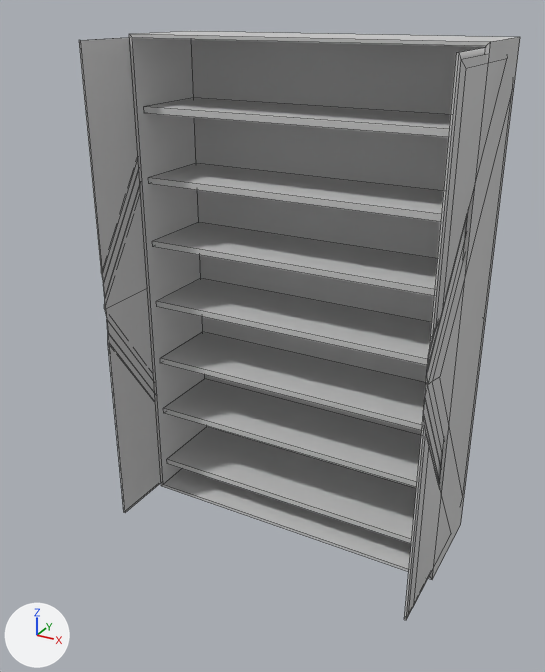
What one commit did to the FBX model Gamelab-Jaar3-UnityProject/Assets/Sourcefiles/Art/Area01/3D_ENV_CC_CLOSET/3D_ENV_CC_Closet.FBX.
Both versions are drawn from a camera (50 mm lens) standing at (0.939, -1.94, 1.575) and looking at (-0.022, -0.192, 0.701). Arrows for +X, +Y and +Z are at lower left; the lights stay in place. Both versions are drawn at frame 16 of the action 'Take 001'; the numbers are the values there. Mesh edges are drawn as thin lines.

In view in the first picture: '3D_ENV_GEN_CLOSET', 'Door left', 'Door right'.
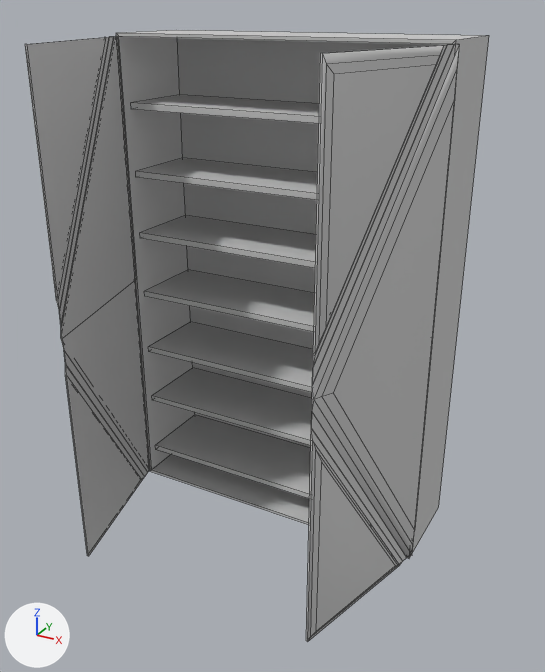
The change in detail:
Mesh me_mesh_002_1 is new.
It has 56 vertices, 55 faces and spans x -0.1..48.6, y -0.1..147.9, z -0.3..1.4.
It uses material mat_doors (light grey #cacaca).
Object 'Door right' (ob_door_right) is deleted.
Object '3D_ENV_GEN_CLOSET' (ob_3d_env_gen_closet) moves from (0.0, 0.0, 0.0) to (-0.092, 0.056, 0.0).
Object 'Door left' (ob_door_left) moves from (-50.5, 14.83, 1.13) to (-49.95, -15.08, 1.13).
Object 'Door left' (ob_door_left) turns from (90, 0, -90) to (90, 0, -75) degrees about x, y and z.
Object 'Door Right' (ob_door_right_1) is new; it shows me_mesh_002_1.
Its parent is ob_3d_env_gen_closet.
Its location is (50.29, -14.14, 1.13).
Its rotation in degrees is (90, 0, 75).
Its scale is (-1.0, 1.0, 1.0).

Boxes (x1, y1, x2, y2) around the edits, measured in the pictures (545 x 672 px):
'3D_ENV_GEN_CLOSET', moved: before (129, 31, 520, 580); after (116, 30, 489, 558)
'Door Right', added: after (306, 44, 459, 642)
'Door left', moved, turned: before (79, 38, 161, 513); after (25, 36, 150, 556)
'Door right', deleted: before (404, 47, 512, 620)
